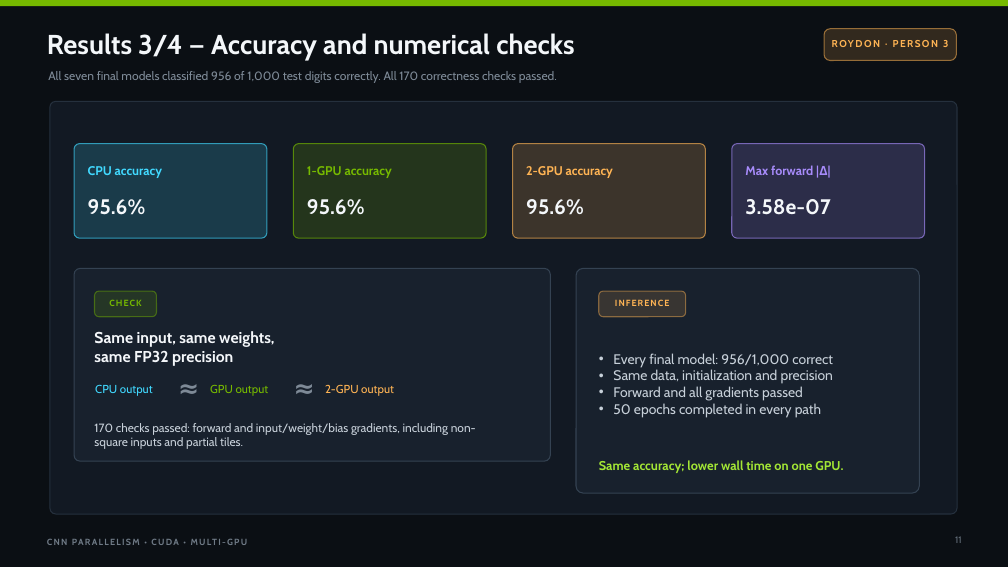
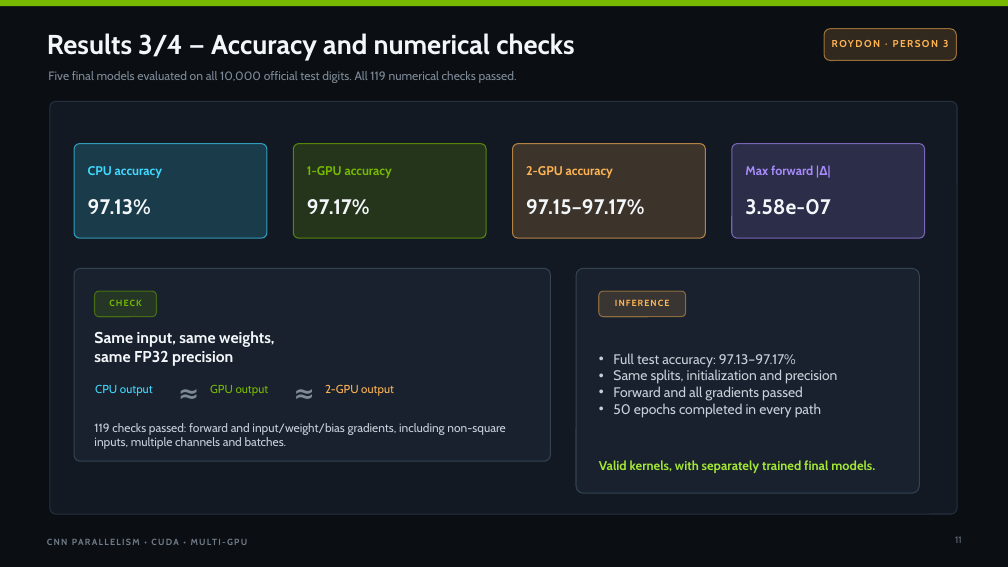
Before and after one commit to saltypal/CNN-CUDA-Case-Study, a slide deck: slide 11 of presentation/CNN_CUDA_Case_Study.pptx. Drawn at 1008x567 pixels with LibreOffice and Linux fonts; fonts in the diff are those of the drawing. Boxes give left, top, right and bottom in pixels: in the first picture for what was removed or moved away, otherwise in the second. Text is boxed around its words. In the diff, an @@ line names an element or a change of style, - is before the commit and + after.

Commit message:
Publish full MNIST five-path results and presentation

```diff
--- a/presentation/CNN_CUDA_Case_Study.pptx
+++ b/presentation/CNN_CUDA_Case_Study.pptx
@@ text at (x1=48, y1=71, x2=517, y2=83): text changed @@
-All seven final models classified 956 of 1,000 test digits correctly. All 170 correctness checks passed.
+Five final models evaluated on all 10,000 official test digits. All 119 numerical checks passed.
@@ text at (x1=88, y1=199, x2=151, y2=215): text changed @@
-95.6%
+97.13%
@@ text at (x1=307, y1=199, x2=370, y2=215): text changed @@
-95.6%
+97.17%
@@ text at (x1=526, y1=199, x2=644, y2=215): text changed @@
-95.6%
+97.15–97.17%
@@ text at (x1=613, y1=353, x2=837, y2=384): text changed @@
-• Every final model: 956/1,000 correct
-• Same data, initialization and precision
+• Full test accuracy: 97.13–97.17%
+• Same splits, initialization and precision
@@ text "≈" rewrapped from (x1=175, y1=376, x2=202, y2=399) to (x1=175, y1=376, x2=202, y2=408) @@
@@ text "≈" rewrapped from (x1=291, y1=376, x2=318, y2=399) to (x1=291, y1=376, x2=318, y2=408) @@
@@ text at (x1=94, y1=423, x2=505, y2=449): text changed @@
-170 checks passed: forward and input/weight/bias gradients, including non-square inputs and partial tiles.
+119 checks passed: forward and input/weight/bias gradients, including non-square inputs, multiple channels and batches.
@@ text at (x1=599, y1=460, x2=875, y2=473): text changed @@
-Same accuracy; lower wall time on one GPU.
+Valid kernels, with separately trained final models.
```
Also in this commit, not shown: 10 other slides changed, 51 other files.
